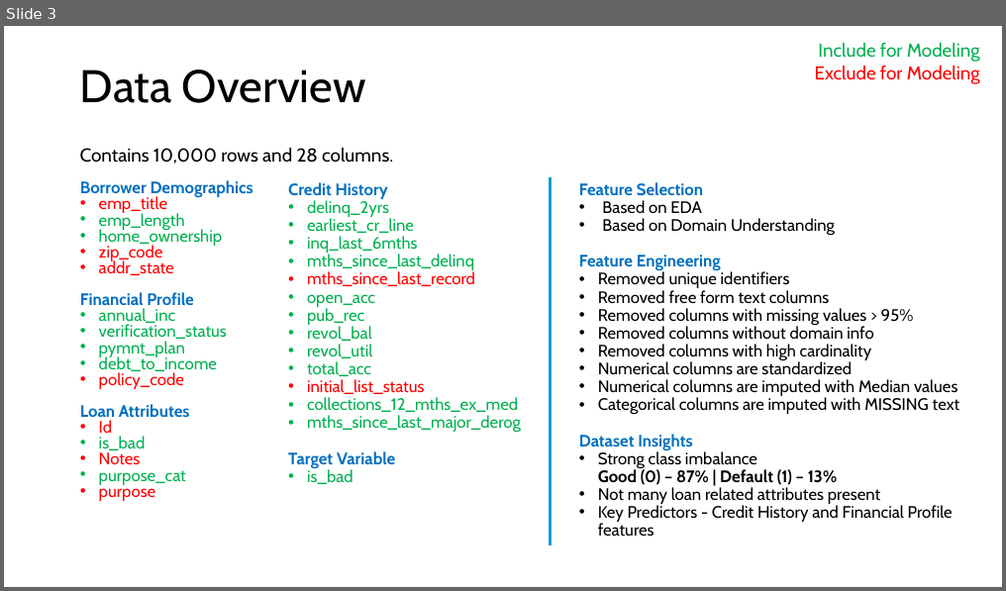
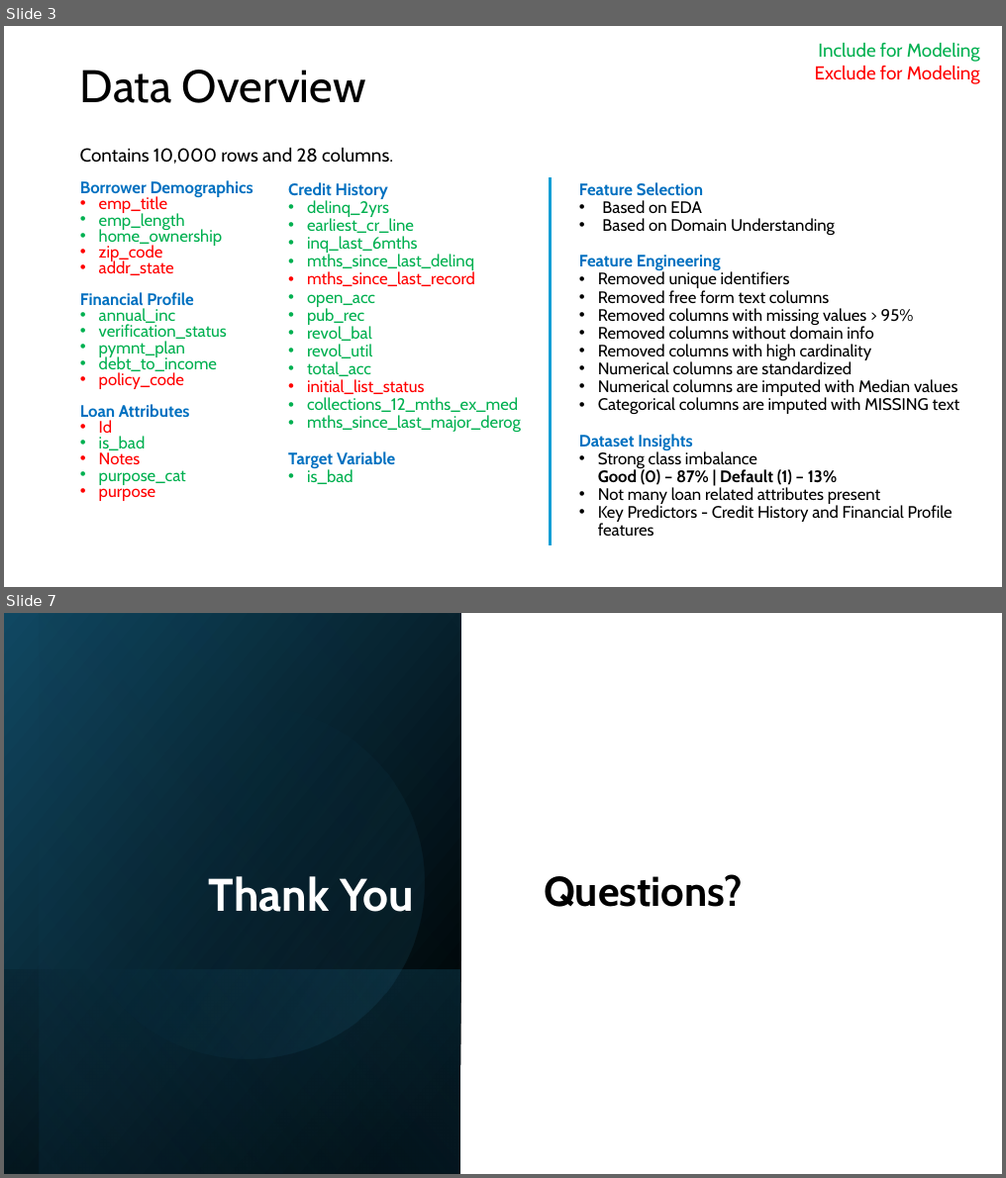
Before and after one commit to mvsundaresan/LendingClub, a slide deck: LendingClubAnalysis.pptx. Shown one above the other, each under a label of ours: slide 3 before the commit, slides 3 and 7 after it; the slides between them are not shown. The pictures are 1006x591 and 1006x1178 pixels, drawn with LibreOffice and Linux fonts; fonts in the diff are those of the drawing. Boxes give left, top, right and bottom in pixels: in the first picture for what was removed or moved away, otherwise in the second. Text is boxed around its words. In the diff, an @@ line names an element or a change of style, - is before the commit and + after.

```diff
--- a/LendingClubAnalysis.pptx
+++ b/LendingClubAnalysis.pptx
@@ slide 7 added at box(4, 613, 1002, 1174), background #FFFFFF @@
@@ rectangle added at box(4, 613, 460, 1174), fill gradient #000000 to #104862 @@
@@ rectangle added at box(40, 613, 461, 1174), fill gradient #000000 to #156082 @@
@@ ellipse added at box(40, 673, 456, 1090), fill gradient #156082 to #46B1E1 @@
@@ text added at box(209, 876, 414, 912), 44 pt, text #FFFFFF, bold @@
+Thank You
@@ text added at box(544, 874, 742, 907), 40 pt, text #000000, bold @@
+Questions?
@@ rectangle added at box(4, 969, 460, 1174), fill gradient #156082 to #000000 @@
```
Also in this commit, not shown: 3 slides changed, 1 other slide added, 2 slides removed, 1 other file.
